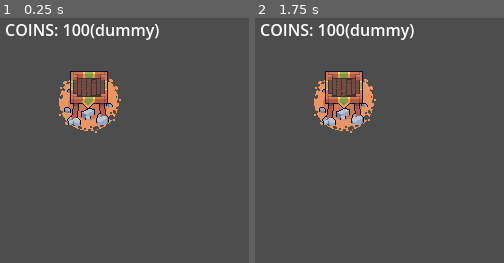
Above: before the commit, frames 1-2 (left to right).
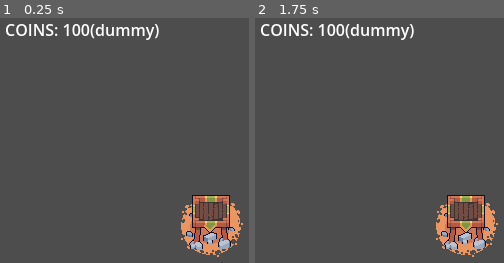
Above: after the commit, the same moments.

Repository: ButbkaDrug/easter_jam_with_ales
Game: Godot game, scene res://dev_main.tscn
The game is run twice, just before and just after one commit, with the same random seed, the same clock (stepped at 60 frames per second) and the same inputs.
Inputs:
- Up to frame 1 (0.25 s): no input
- Up to frame 2 (1.75 s): tap Enter at 0.5 s; tap Space at 1.25 s

The runs differ from the first frame. In frame 1, 9.1% of the frame differs, in the area x 23-98%, y 21-98%; in frame 2, 9.1%.

Commit message:
Moved player back to 0, 0

Diff:
--- a/scenes/player/player.tscn
+++ b/scenes/player/player.tscn
@@ -43,6 +43,5 @@
 script = ExtResource("1_fcb3x")
 
 [node name="AnimatedSprite2D" type="AnimatedSprite2D" parent="." unique_id=1437771279]
-position = Vector2(-122, -124)
 sprite_frames = SubResource("SpriteFrames_y2cyt")
 animation = &"idle"
